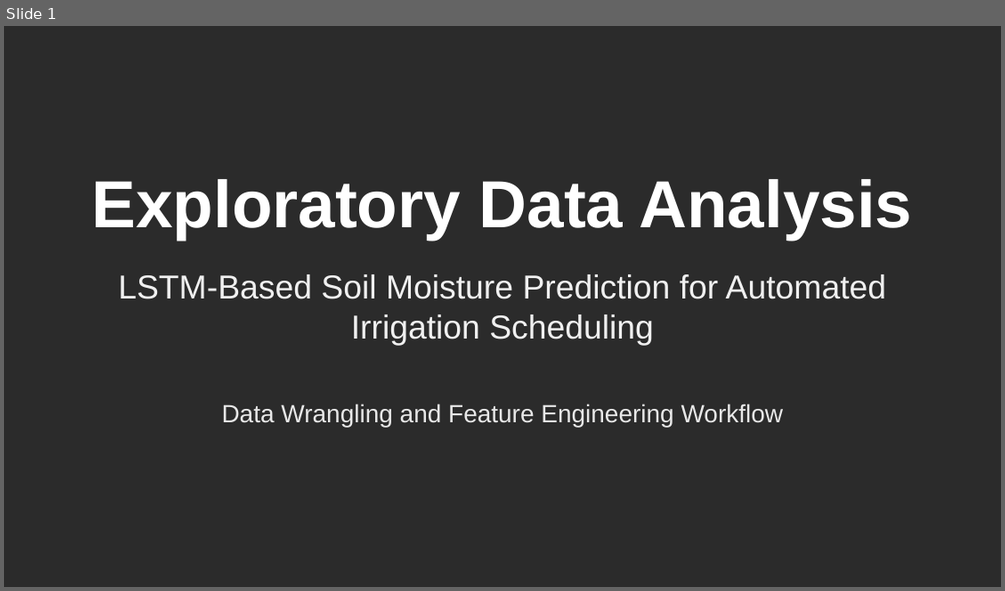
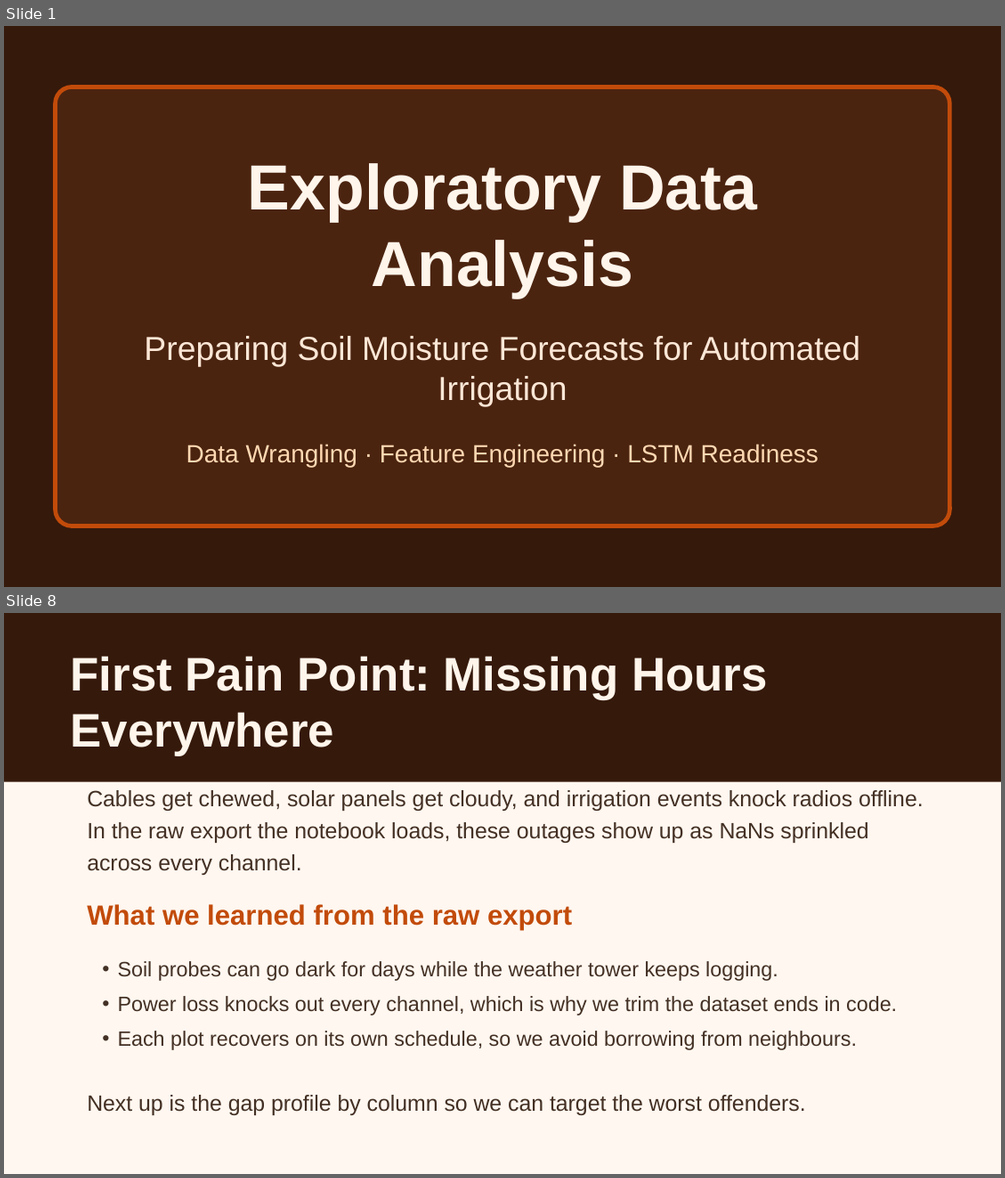
Before and after one commit to Bryan-Nsoh/slide-maker, a slide deck: workspace/presentations/eda-lstm-vwc-prediction.pptx. Shown one above the other, each under a label of ours: slide 1 before the commit, slides 1 and 8 after it; the slides between them are not shown. The pictures are 1005x591 and 1005x1178 pixels, drawn with LibreOffice and Linux fonts; fonts in the diff are those of the drawing; background and template pictures are left out; a plain dark background stands for a picture behind light text. Boxes give left, top, right and bottom in pixels: in the first picture for what was removed or moved away, otherwise in the second. Text is boxed around its words. In the diff, an @@ line names an element or a change of style, - is before the commit and + after.

```diff
--- a/workspace/presentations/eda-lstm-vwc-prediction.pptx
+++ b/workspace/presentations/eda-lstm-vwc-prediction.pptx
@@ slide 8 added at (4, 613, 1001, 1174), background #FFF7F0 @@
@@ rectangle added at (4, 613, 1001, 781), fill #35190B @@
@@ text added at (71, 656, 768, 756), 34 pt, text #FFF5EB, bold @@
+First Pain Point: Missing Hours Everywhere
@@ text added at (87, 790, 923, 875), 16 pt, text #433024 @@
+Cables get chewed, solar panels get cloudy, and irrigation events knock radios offline. In the raw export the notebook loads, these outages show up as NaNs sprinkled across every channel.
@@ text added at (87, 904, 572, 931), 20 pt, text #C24B0A, bold @@
+What we learned from the raw export
@@ text added at (118, 961, 897, 1050), 15 pt, text #433024 @@
+• Soil probes can go dark for days while the weather tower keeps logging.
+• Power loss knocks out every channel, which is why we trim the dataset ends in code.
+• Each plot recovers on its own schedule, so we avoid borrowing from neighbours.
@@ text added at (87, 1094, 806, 1115), 16 pt, text #433024 @@
+Next up is the gap profile by column so we can target the worst offenders.
@@ slide 1 changed as well @@
@@ background picture (left out) to #35190B @@
@@ rounded rectangle added at (55, 87, 949, 525), fill #4B2410, outline #C24B0A 3 pt @@
@@ text "Exploratory Data Analysis": place and size @@
-text "Exploratory Data Analysis" at (92, 179, 912, 240)
+text "Exploratory Data Analysis" at (248, 163, 757, 298)
@@ text "Exploratory Data Analysis" at (248, 163, 757, 298): size 48 to 46 pt, text colour #FFFFFF to #FFF5EB; more space between paragraphs @@
@@ text at (144, 336, 860, 407): text changed; text colour #F0F0F0 to #FCE7D6 @@
-LSTM-Based Soil Moisture Prediction for Automated Irrigation Scheduling
+Preparing Soil Moisture Forecasts for Automated Irrigation
@@ text at (186, 443, 818, 467): text changed; text colour #E8E8E8 to #FFD8B2 @@
-Data Wrangling and Feature Engineering Workflow
+Data Wrangling · Feature Engineering · LSTM Readiness
```
Also in this commit, not shown: 21 other slides added, 15 slides removed, 20 other files.
